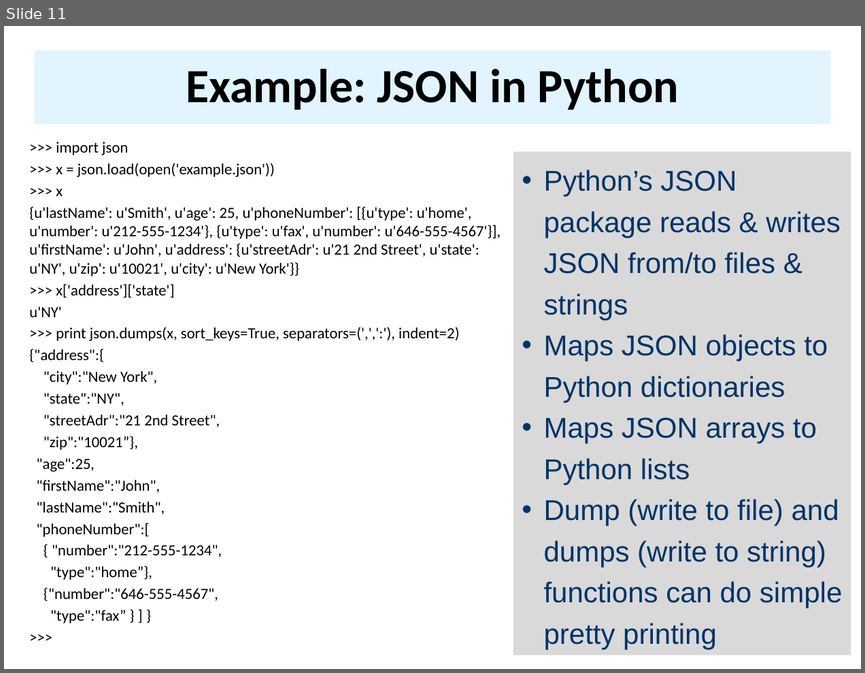
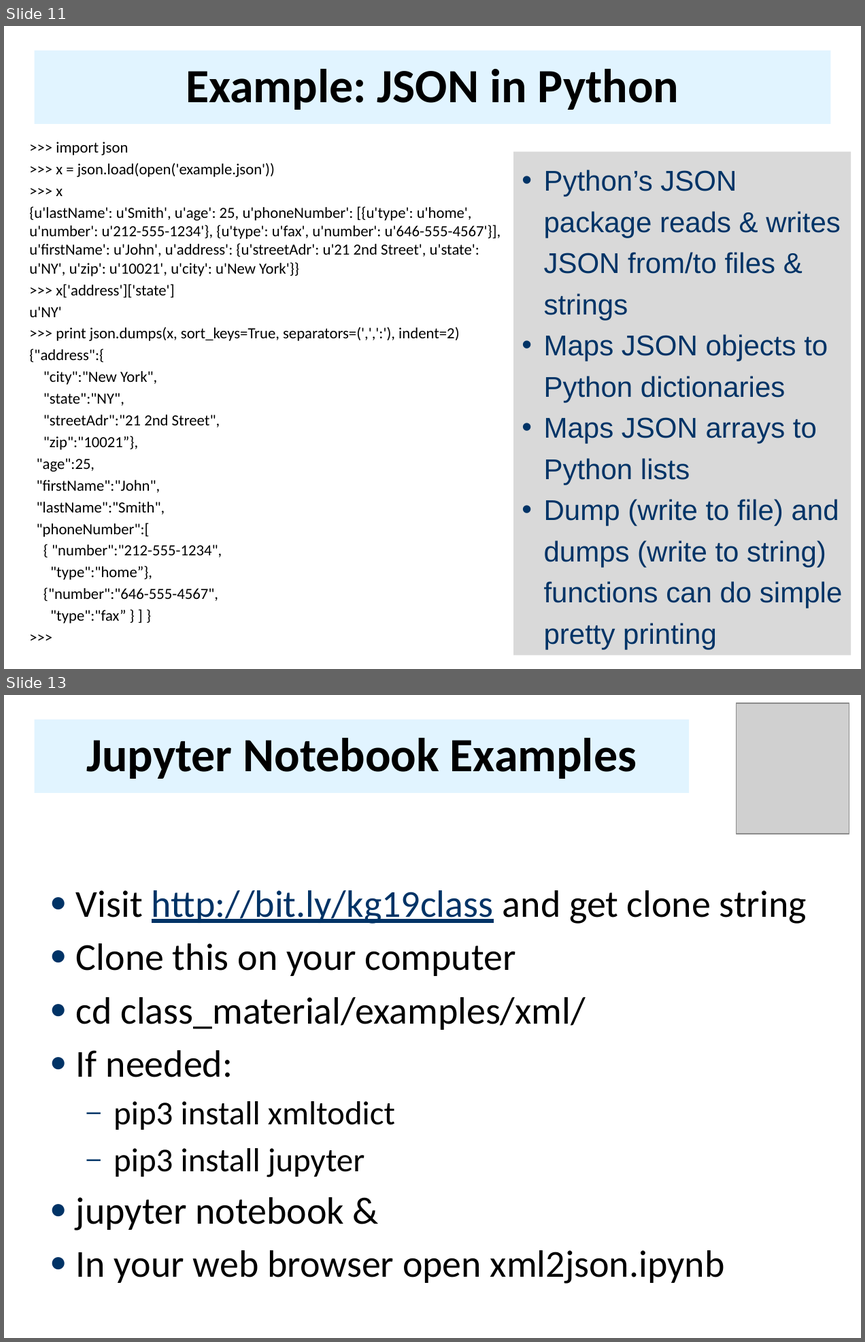
Before and after one commit to UMBC-CMSC-491-691-F19-Knowledge-Graphs/class_material, a slide deck: notes/03_xml/03json.pptx. Shown one above the other, each under a label of ours: slide 11 before the commit, slides 11 and 13 after it; the slides between them are not shown. The pictures are 865x673 and 865x1342 pixels, drawn with LibreOffice and Linux fonts; fonts in the diff are those of the drawing; grey boxes stand for pictures. Boxes give left, top, right and bottom in pixels: in the first picture for what was removed or moved away, otherwise in the second. Text is boxed around its words. In the diff, an @@ line names an element or a change of style, - is before the commit and + after.

```diff
--- a/notes/03_xml/03json.pptx
+++ b/notes/03_xml/03json.pptx
@@ slide 13 added at [4,695,861,1338], background #FFFFFF @@
@@ picture added at [736,702,849,833] @@
@@ title added at [34,719,689,793], fill #E1F4FF, 40 pt, text #000000, bold @@
+Jupyter Notebook Examples
@@ text added at [76,890,806,1283], 32 pt, text #000000 @@
+● Visit http://bit.ly/kg19class and get clone string
+● Clone this on your computer
+● cd class_material/examples/xml/
+● If needed:
+  – pip3 install xmltodict
+  – pip3 install jupyter
+● jupyter notebook &
+● In your web browser open xml2json.ipynb
```
Also in this commit, not shown: 2 slides changed, 19 other files.
